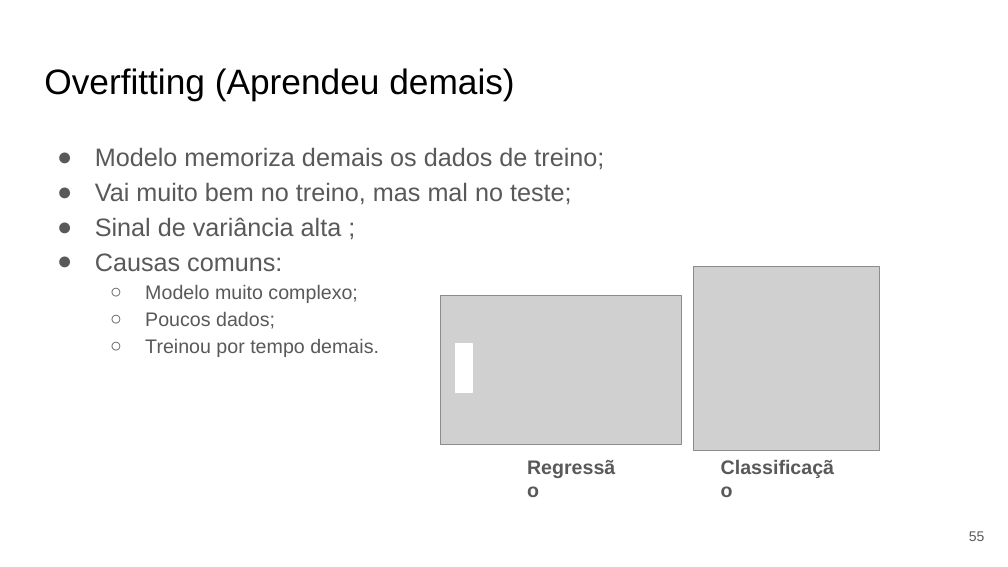
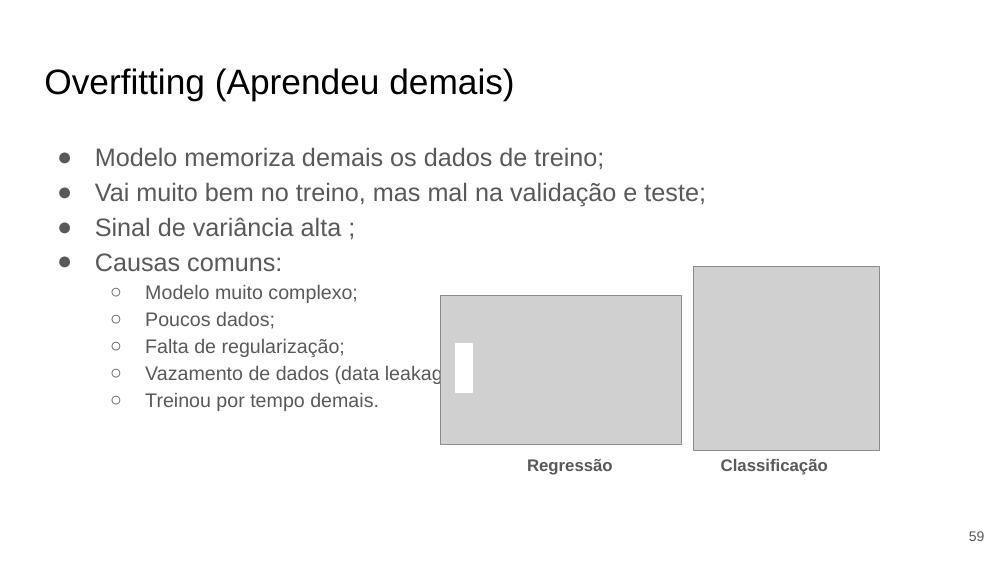
Before and after one commit to Redes-Neurais-2025-1/G5_DescidasGradiente_Fitting_Regularizacao, a slide deck: slide 59 of documentos/apresentacao.pptx (slide 55 before the commit). Drawn at 1008x567 pixels with LibreOffice and Linux fonts; fonts in the diff are those of the drawing; grey boxes stand for pictures. Boxes give left, top, right and bottom in pixels: in the first picture for what was removed or moved away, otherwise in the second. Text is boxed around its words. In the diff, an @@ line names an element or a change of style, - is before the commit and + after.

```diff
--- a/documentos/apresentacao.pptx
+++ b/documentos/apresentacao.pptx
@@ text at [95, 182, 706, 207]: text changed @@
-● Vai muito bem no treino, mas mal no teste;
+● Vai muito bem no treino, mas mal na validação e teste;
@@ text at [145, 339, 466, 385]: paragraphs added @@
+  ○ Falta de regularização;
+  ○ Vazamento de dados (data leakage);
@@ text "Regressão" at [527, 459, 613, 475]: size 14 to 12 pt @@
@@ text "Classificação" at [721, 459, 828, 475]: size 14 to 12 pt @@
@@ page number at [969, 531, 985, 541]: text changed @@
-55
+59
```
Also in this commit, not shown: 23 other slides changed, 14 slides added, 4 slides removed, 1 other file.
